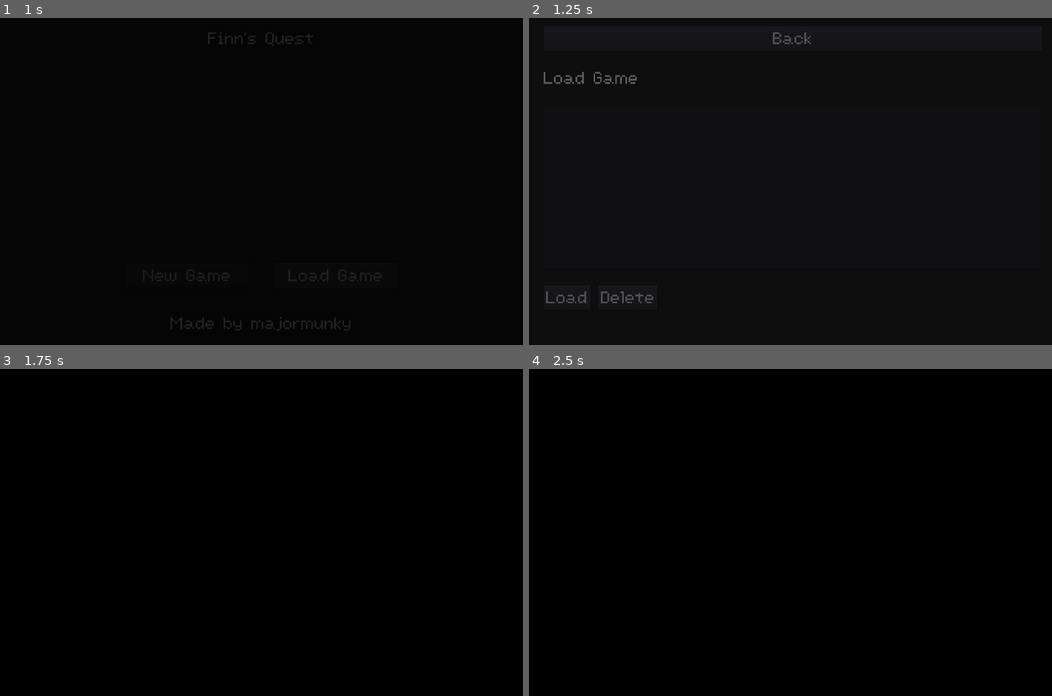
Above: before the commit, frames 1-4 (two rows, left to right).
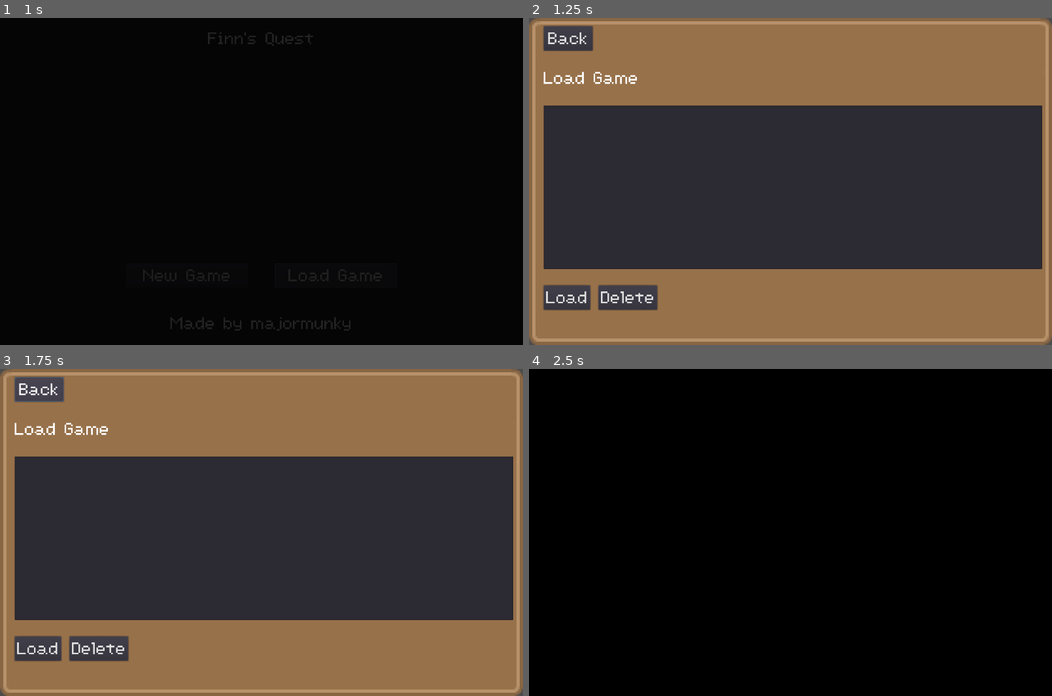
Above: after the commit, the same moments.

Repository: majormunky/MiniRPG
Game: Godot game, scene res://scenes/MainMenu.tscn
Two runs of this game, one before a commit and one after it. Both use one fixed random seed, a clock stepped at 60 frames per second and the inputs below.
Inputs:
- Up to frame 1 (1 s): click "Load Game" at 0.5 s
- Up to frame 2 (1.25 s): no input
- Up to frame 3 (1.75 s): click "Back" at 1.25 s
- Up to frame 4 (2.5 s): click "New Game" at 2 s

Frame 1 is identical in both runs. In frame 2, 100% of the frame differs, in the area x 0-100%, y 0-100%; in frame 3, 100%; in frame 4, nothing differs.

Commit message:
Setup the load game panel to use a texture for the background.  Work in progress

Diff:
--- a/scenes/LoadGame.tscn
+++ b/scenes/LoadGame.tscn
@@ -1,8 +1,9 @@
-[gd_scene load_steps=4 format=2]
+[gd_scene load_steps=5 format=2]
 
 [ext_resource path="res://assets/MainTheme.tres" type="Theme" id=1]
 [ext_resource path="res://scenes/LoadGame.gd" type="Script" id=2]
 [ext_resource path="res://scenes/TransitionRect.tscn" type="PackedScene" id=3]
+[ext_resource path="res://assets/ui/panel_1.png" type="Texture" id=4]
 
 [node name="LoadGame" type="Control"]
 anchor_right = 1.0
@@ -12,9 +13,17 @@
 "_edit_use_anchors_": false
 }
 
-[node name="Panel" type="Panel" parent="."]
+[node name="NinePatchRect" type="NinePatchRect" parent="."]
 anchor_right = 1.0
 anchor_bottom = 1.0
+texture = ExtResource( 4 )
+region_rect = Rect2( 0, 0, 400, 400 )
+patch_margin_left = 32
+patch_margin_top = 32
+patch_margin_right = 32
+patch_margin_bottom = 32
+axis_stretch_horizontal = 2
+axis_stretch_vertical = 2
 __meta__ = {
 "_edit_use_anchors_": false
 }
@@ -39,9 +48,14 @@
 margin_bottom = 780.0
 custom_constants/separation = 40
 
-[node name="BackButton" type="Button" parent="MarginContainer/VBoxContainer"]
+[node name="BackButtonWrapper" type="HBoxContainer" parent="MarginContainer/VBoxContainer"]
 margin_right = 1220.0
 margin_bottom = 60.0
+
+[node name="BackButton" type="Button" parent="MarginContainer/VBoxContainer/BackButtonWrapper"]
+margin_right = 120.0
+margin_bottom = 60.0
+rect_min_size = Vector2( 120, 0 )
 theme = ExtResource( 1 )
 text = "Back"
 
@@ -67,21 +81,24 @@
 custom_constants/separation = 20
 
 [node name="LoadGameButton" type="Button" parent="MarginContainer/VBoxContainer/HBoxContainer"]
-margin_right = 114.0
+margin_right = 120.0
 margin_bottom = 60.0
 theme = ExtResource( 1 )
 text = "Load"
 
 [node name="DeleteSaveButton" type="Button" parent="MarginContainer/VBoxContainer/HBoxContainer"]
 margin_left = 134.0
-margin_right = 278.0
+margin_right = 294.0
 margin_bottom = 60.0
 theme = ExtResource( 1 )
 text = "Delete"
 
 [node name="TransitionRect" parent="." instance=ExtResource( 3 )]
+visible = false
+margin_right = 0.0
+margin_bottom = 0.0
 color = Color( 0, 0, 0, 1 )
 
-[connection signal="pressed" from="MarginContainer/VBoxContainer/BackButton" to="." method="_on_BackButton_pressed"]
+[connection signal="pressed" from="MarginContainer/VBoxContainer/BackButtonWrapper/BackButton" to="." method="_on_BackButton_pressed"]
 [connection signal="pressed" from="MarginContainer/VBoxContainer/HBoxContainer/LoadGameButton" to="." method="_on_LoadGameButton_pressed"]
 [connection signal="pressed" from="MarginContainer/VBoxContainer/HBoxContainer/DeleteSaveButton" to="." method="_on_DeleteSaveButton_pressed"]
Binary file added: assets/ui/panel_1.png
Not shown, added: assets/ui/panel_1.png.import
Binary file added: assets/uipack_rpg_sheet.png
Not shown, added: assets/uipack_rpg_sheet.png.import
